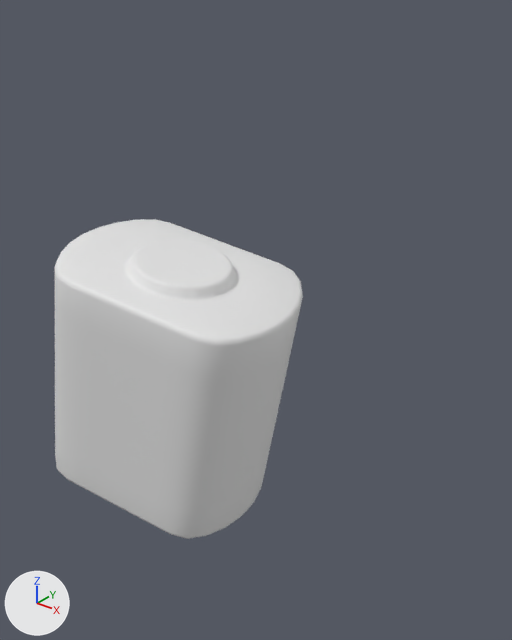
Two versions of the OBJ model PadForge.App/3DModels/XboxSeries/Starfield/Shoulder-Right-Trigger.obj, one commit apart.
The view is the same before and after, from a camera (50 mm lens) standing at (63.7, -60.3, 15.6) and looking at (45.7, -37.7, 1.6). The lights are fixed; the arrows at lower left show +X, +Y and +Z. The picture after the commit comes second. Where no turn or scale is listed for an object, it has been applied to the vertices.

The first picture shows 'Starfield.051'.
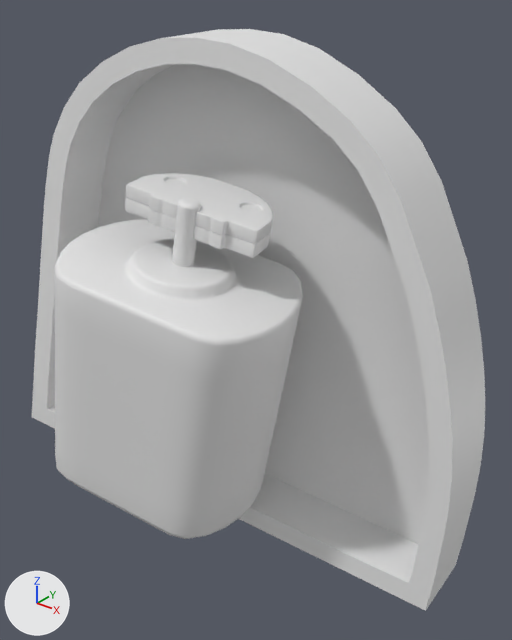
Location of each change, (x1, y1, x2, y2) in pixels of the pictures (512 x 640 px):
```json
{"object": "Starfield.051", "change": "reshaped", "before": [54, 219, 303, 539], "after": [32, 29, 485, 611], "on screen": "82% wider, 82% taller"}
{"part": 1, "of": "me_starfield_051", "change": "added", "after": [125, 173, 273, 244]}
{"part": 2, "of": "me_starfield_051", "change": "added", "after": [125, 198, 271, 258]}
{"part": 3, "of": "me_starfield_051", "change": "added", "after": [32, 29, 485, 611]}
{"part": 4, "of": "me_starfield_051", "change": "added", "after": [172, 198, 201, 267]}
{"part": 5, "of": "me_starfield_051", "change": "added", "after": [74, 483, 186, 539], "on screen": "mostly hidden"}
```

Edits to the scene script, one JSON object a line:
```json
{"block": "me_starfield_051", "where": "# used by ob_starfield_051; location = (0.0, 0.0, 0.0)"}
{"op": "remove", "block": "me_starfield_051", "code": "me_starfield_051.from_pydata(...)  # 689 vertices, 672 faces; spans x 37.02..49.11, y -44.94..-36.48, z -7.08..5.44"}
{"op": "add", "block": "me_starfield_051", "code": "me_starfield_051.from_pydata(...)  # 5265 vertices, 5240 faces; spans x 33.22..55.3, y -44.94..-32.96, z -10.6..13.53"}
{"block": "me_starfield_051", "change": "me_starfield_051 part 1: a new loose piece of 1642 vertices spanning x 41.35..47.57, y -41.3..-37.24, z 6.23..7.95"}
{"block": "me_starfield_051", "change": "me_starfield_051 part 2: a new loose piece of 1642 vertices spanning x 41.24..47.46, y -41.31..-37.24, z 5.64..7.37"}
{"block": "me_starfield_051", "change": "me_starfield_051 part 3: a new loose piece of 458 vertices spanning x 33.22..55.3, y -42.16..-32.96, z -10.6..13.53"}
{"block": "me_starfield_051", "change": "me_starfield_051 part 4: a new loose piece of 337 vertices spanning x 43.75..45.13, y -41.17..-40.26, z 4.87..7.65"}
{"block": "me_starfield_051", "change": "me_starfield_051 part 5: 497 vertices added at x 37.29..46.7, y -44.64..-36.78, z -7.44..-5.43"}
```
